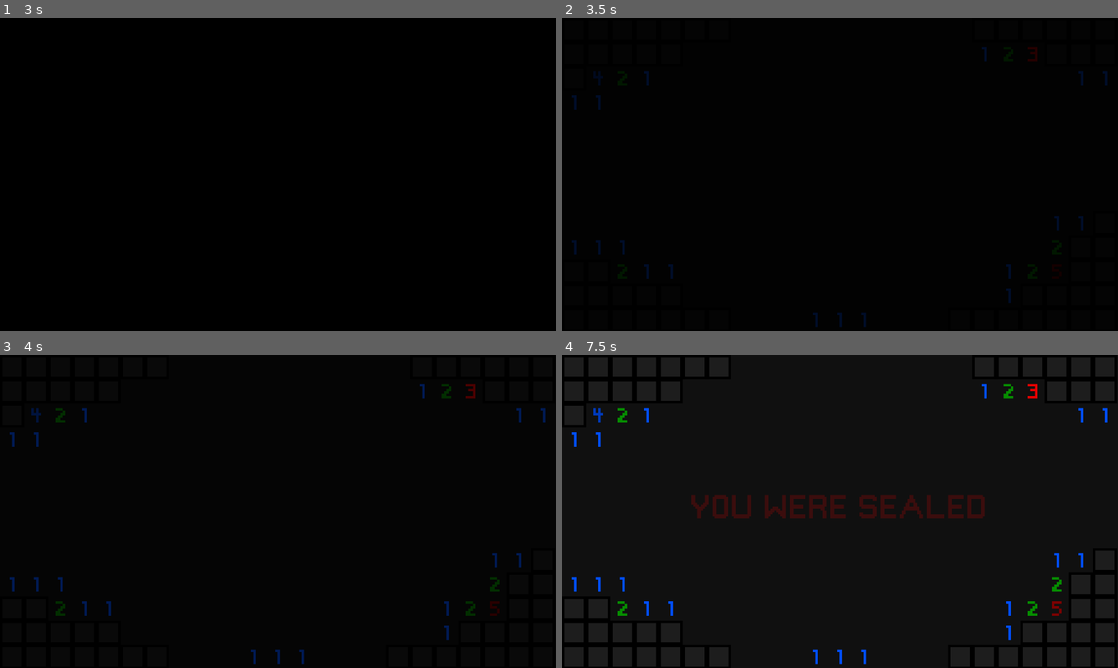
Above: before the commit, frames 1-4 (two rows, left to right).
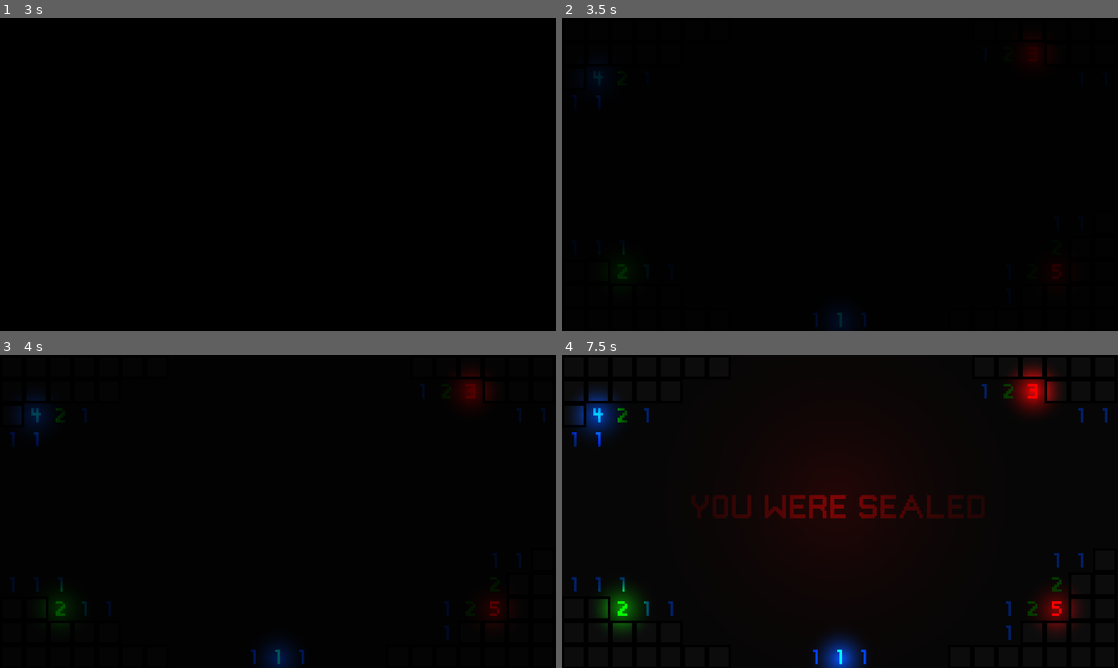
Above: after the commit, the same moments.

Repository: Archaversine/minesweeper2
Game: Godot game, scene res://game_over.tscn
The game is run twice, just before and just after one commit, with the same random seed, the same clock (stepped at 60 frames per second) and the same inputs. The project has no main scene, so this scene is started directly.
Inputs (mouse positions are in pixels of both pictures, inside the frame that each line leads up to):
- Up to frame 1 (3 s): tap Enter at 0.5, 2 s; move the mouse to (400, 158) at 0.52 s; hold Right (ui_right) 0.53-1.28 s; tap Space (flag_tile) at 0.6, 1.25, 2.1, 2.75 s; move the mouse to (166, 190) at 1.27 s; hold Down (ui_down) 1.28-2.03 s; click (166, 190) at 1.35 s; move the mouse to (333, 105) at 2.02 s; hold Right (ui_right) 2.03-2.78 s; move the mouse to (250, 237) at 2.77 s; hold Up (ui_up) from 2.78 s (still down); click (250, 237) at 2.85 s
- Up to frame 2 (3.5 s): keep holding Up (ui_up)
- Up to frame 3 (4 s): move the mouse to (444, 558) at 3.52 s; release Up (ui_up) at 3.53 s; hold Left (ui_left) from 3.53 s (still down); tap Space (flag_tile) at 3.6 s
- Up to frame 4 (7.5 s): move the mouse to (673, 464) at 4.27 s; click (673, 464) at 4.35 s; move the mouse to (867, 511) at 5.02 s; release Left (ui_left) at 5.03 s; hold Down (ui_down) 5.03-5.78 s; tap Space (flag_tile) at 5.1, 6.6 s; move the mouse to (756, 433) at 5.77 s; hold Right (ui_right) 5.78-6.53 s; click (756, 433) at 5.85 s; tap Enter at 6.5 s; move the mouse to (962, 495) at 6.52 s; hold Up (ui_up) 6.53-7.28 s; move the mouse to (728, 527) at 7.27 s; hold Right (ui_right) from 7.28 s (still down); click (728, 527) at 7.35 s

Frame 1 is identical in both runs. In frame 2, 0.1% of the frame differs, in the area x 6-86%, y 10-100%; in frame 3, 1.6%; in frame 4, 4.5%, in the area x 1-99%, y 4-100%.

Commit message:
game over screen fx

Diff:
--- a/game_over.tscn
+++ b/game_over.tscn
@@ -1,8 +1,9 @@
-[gd_scene load_steps=6 format=3 uid="uid://xipma7l1x3se"]
+[gd_scene load_steps=7 format=3 uid="uid://xipma7l1x3se"]
 
 [ext_resource type="Script" path="res://game_over.gd" id="1_q6t84"]
 [ext_resource type="FontFile" uid="uid://duvy0j0dljx28" path="res://font.ttf" id="1_s5r6t"]
 [ext_resource type="PackedScene" uid="uid://8vetmq48o32n" path="res://tile_map.tscn" id="2_kyn86"]
+[ext_resource type="Texture2D" uid="uid://cmjg8wa2645xw" path="res://light.png" id="4_i1shj"]
 
 [sub_resource type="Animation" id="Animation_n7i7l"]
 resource_name = "fade_in"
@@ -31,6 +32,18 @@
 "update": 0,
 "values": [Color(0, 0, 0, 1), Color(0, 0, 0, 0)]
 }
+tracks/2/type = "value"
+tracks/2/imported = false
+tracks/2/enabled = true
+tracks/2/path = NodePath("LabelLight:color")
+tracks/2/interp = 1
+tracks/2/loop_wrap = true
+tracks/2/keys = {
+"times": PackedFloat32Array(6.5, 12),
+"transitions": PackedFloat32Array(1, 1),
+"update": 0,
+"values": [Color(1, 0, 0, 0), Color(1, 0, 0, 0.670588)]
+}
 
 [sub_resource type="AnimationLibrary" id="AnimationLibrary_hudmx"]
 _data = {
@@ -55,24 +68,6 @@
 grow_vertical = 2
 color = Color(0.0627451, 0.0627451, 0.0627451, 1)
 
-[node name="Label" type="Label" parent="."]
-layout_mode = 1
-anchors_preset = 8
-anchor_left = 0.5
-anchor_top = 0.5
-anchor_right = 0.5
-anchor_bottom = 0.5
-offset_left = -46.0
-offset_top = -11.5
-offset_right = 46.0
-offset_bottom = 11.5
-grow_horizontal = 2
-grow_vertical = 2
-theme_override_colors/font_color = Color(0.0627451, 0.0627451, 0.0627451, 1)
-theme_override_fonts/font = ExtResource("1_s5r6t")
-theme_override_font_sizes/font_size = 64
-text = "YOU WERE SEALED"
-
 [node name="AnimationPlayer" type="AnimationPlayer" parent="."]
 libraries = {
 "": SubResource("AnimationLibrary_hudmx")
@@ -82,6 +77,69 @@
 layer_0/tile_data = PackedInt32Array(0, 0, 1, 65536, 0, 1, 131072, 0, 1, 1, 0, 1, 2, 0, 1, 3, 0, 1, 4, 0, 1, 5, 0, 1, 6 …(1069 unchanged characters)…
 generate = false
 
+[node name="CanvasModulate" type="CanvasModulate" parent="."]
+color = Color(0.407843, 0.407843, 0.407843, 1)
+
+[node name="PointLight2D" type="PointLight2D" parent="CanvasModulate"]
+position = Vector2(124, 523)
+scale = Vector2(5, 5)
+color = Color(0.0235294, 0.552941, 0, 1)
+energy = 16.0
+texture = ExtResource("4_i1shj")
+
+[node name="PointLight2D2" type="PointLight2D" parent="CanvasModulate"]
+position = Vector2(976, 74)
+scale = Vector2(5, 5)
+color = Color(0.913725, 0, 0, 1)
+energy = 16.0
+texture = ExtResource("4_i1shj")
+
+[node name="PointLight2D3" type="PointLight2D" parent="CanvasModulate"]
+position = Vector2(73, 124)
+scale = Vector2(5, 5)
+color = Color(0, 0.227451, 0.733333, 1)
+energy = 16.0
+texture = ExtResource("4_i1shj")
+
+[node name="PointLight2D4" type="PointLight2D" parent="CanvasModulate"]
+position = Vector2(1024, 526)
+scale = Vector2(5, 5)
+color = Color(0.490196, 0, 0, 1)
+energy = 16.0
+texture = ExtResource("4_i1shj")
+
+[node name="PointLight2D5" type="PointLight2D" parent="CanvasModulate"]
+position = Vector2(577, 628)
+scale = Vector2(5, 5)
+color = Color(0, 0.309804, 1, 1)
+energy = 16.0
+texture = ExtResource("4_i1shj")
+
+[node name="Label" type="Label" parent="."]
+layout_mode = 1
+anchors_preset = 8
+anchor_left = 0.5
+anchor_top = 0.5
+anchor_right = 0.5
+anchor_bottom = 0.5
+offset_left = -308.0
+offset_top = -34.0
+offset_right = 308.0
+offset_bottom = 34.0
+grow_horizontal = 2
+grow_vertical = 2
+theme_override_colors/font_color = Color(0.0627451, 0.0627451, 0.0627451, 1)
+theme_override_fonts/font = ExtResource("1_s5r6t")
+theme_override_font_sizes/font_size = 64
+text = "YOU WERE SEALED"
+
+[node name="LabelLight" type="PointLight2D" parent="."]
+position = Vector2(566, 294)
+scale = Vector2(30, 30)
+color = Color(1, 0, 0, 0)
+energy = 16.0
+texture = ExtResource("4_i1shj")
+
 [node name="FadeRect" type="ColorRect" parent="."]
 layout_mode = 1
 anchors_preset = 15
